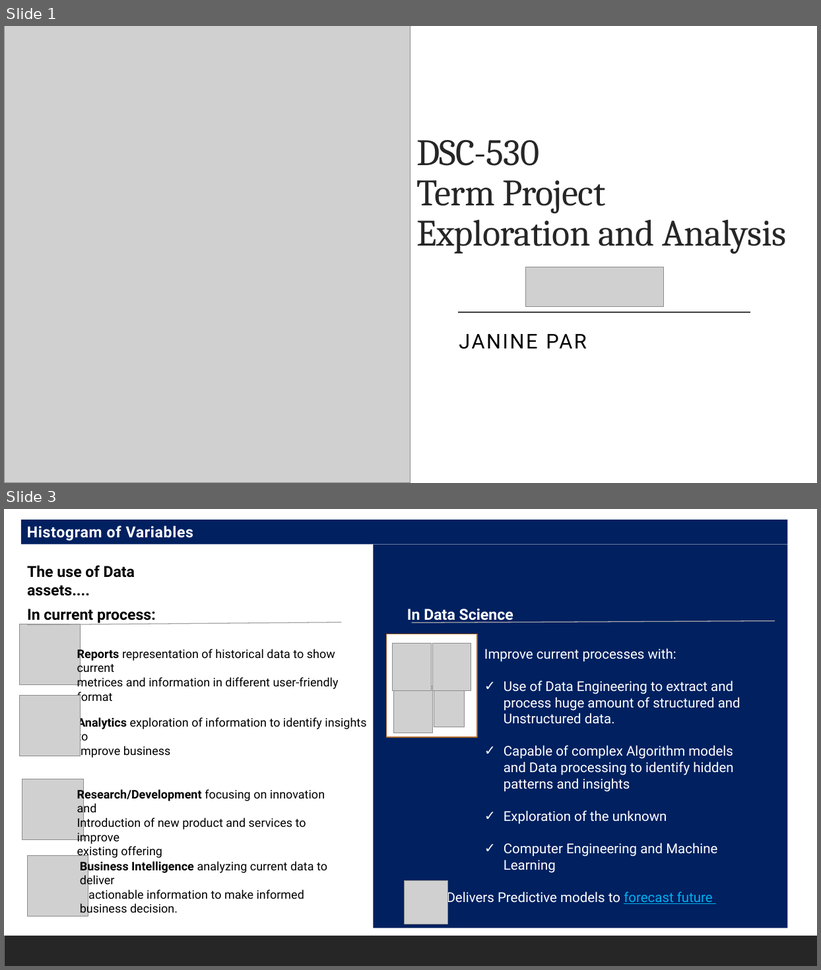
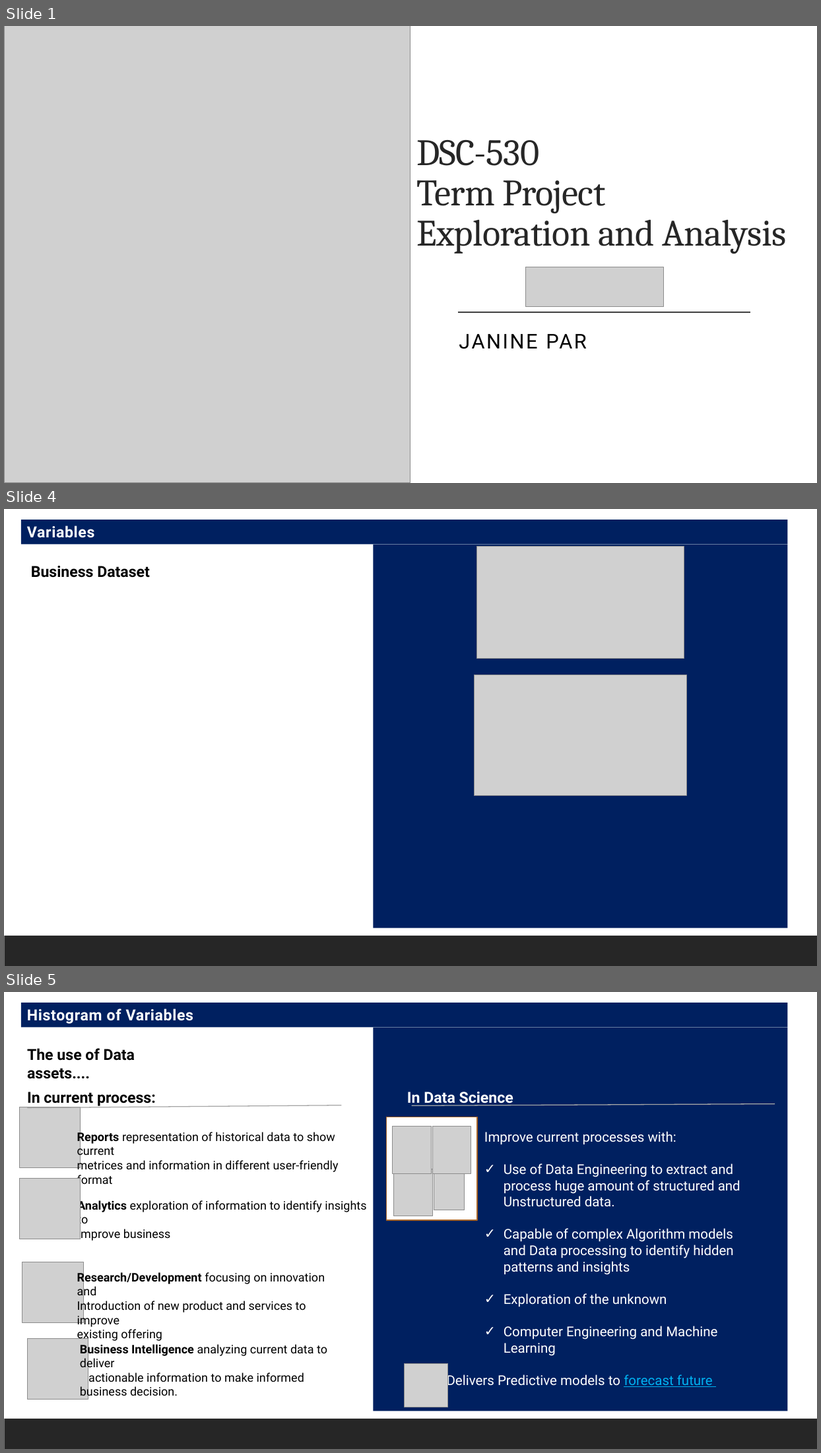
Before and after one commit to Tutay0913JP/DSC530, a slide deck: ParJanineDSC530-T303Week12_YelpDataset.pptx. Shown one above the other, each under a label of ours: slides 1 and 3 before the commit, slides 1, 4 and 5 after it; the slides between them are not shown. The pictures are 821x970 and 821x1453 pixels, drawn with LibreOffice and Linux fonts; fonts in the diff are those of the drawing; grey boxes stand for pictures. Boxes give left, top, right and bottom in pixels: in the first picture for what was removed or moved away, otherwise in the second. Text is boxed around its words. In the diff, an @@ line names an element or a change of style, - is before the commit and + after.

```diff
--- a/ParJanineDSC530-T303Week12_YelpDataset.pptx
+++ b/ParJanineDSC530-T303Week12_YelpDataset.pptx
@@ slide 4 added at [4, 509, 817, 966], background #FFFFFF; not listed: 1 template element that a slide beside it also shows @@
@@ rectangle added at [21, 520, 788, 545], fill #002060, 18 pt, text #FFFFFF, bold @@
+Variables
@@ rectangle added at [373, 545, 788, 929], fill #002060 @@
@@ picture added at [477, 546, 684, 659] @@
@@ text added at [31, 566, 150, 578], 18 pt, text #000000, bold @@
+Business Dataset
@@ picture added at [475, 675, 686, 796] @@
@@ what was slide 3 is now slide 5 @@
```
Also in this commit, not shown: 1 slide changed, 2 other slides added, 2 slides removed.
